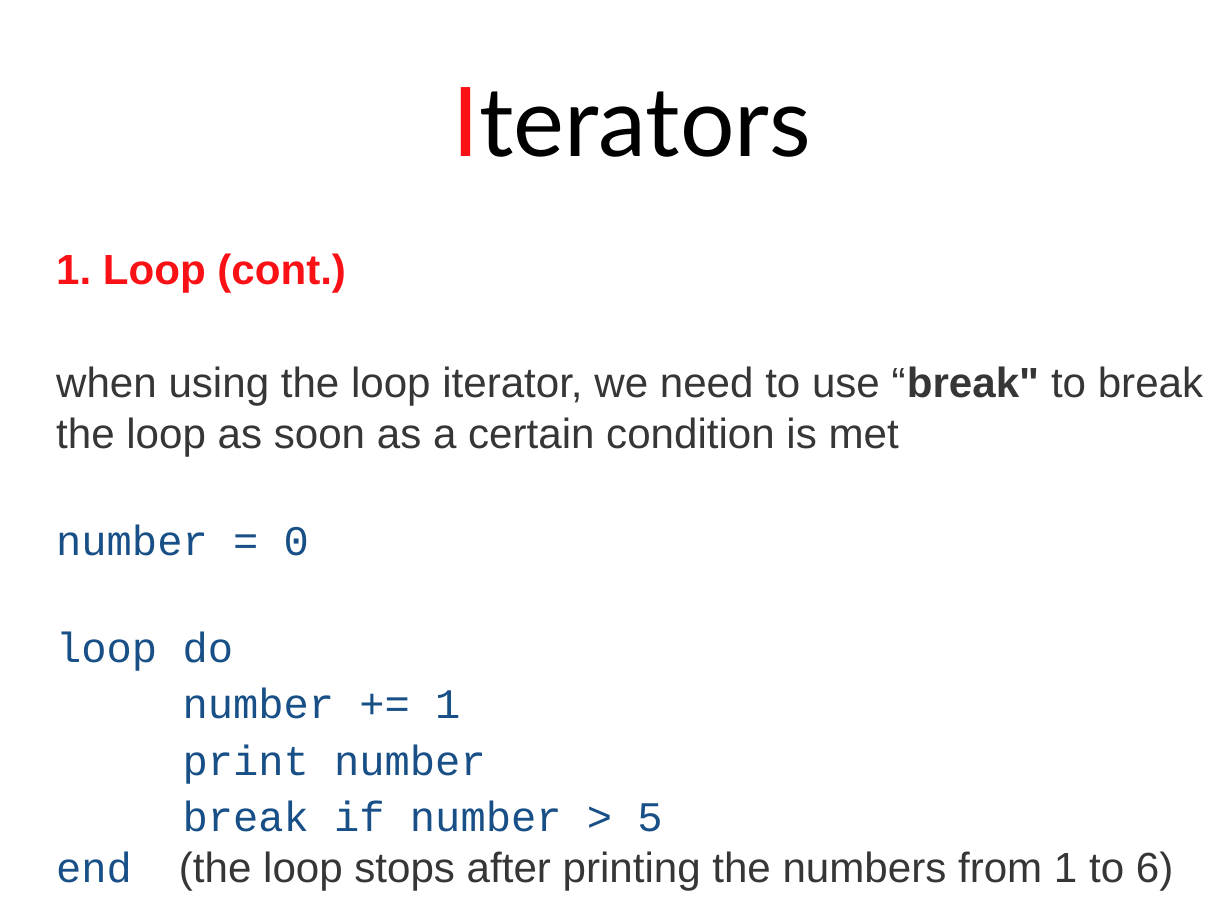
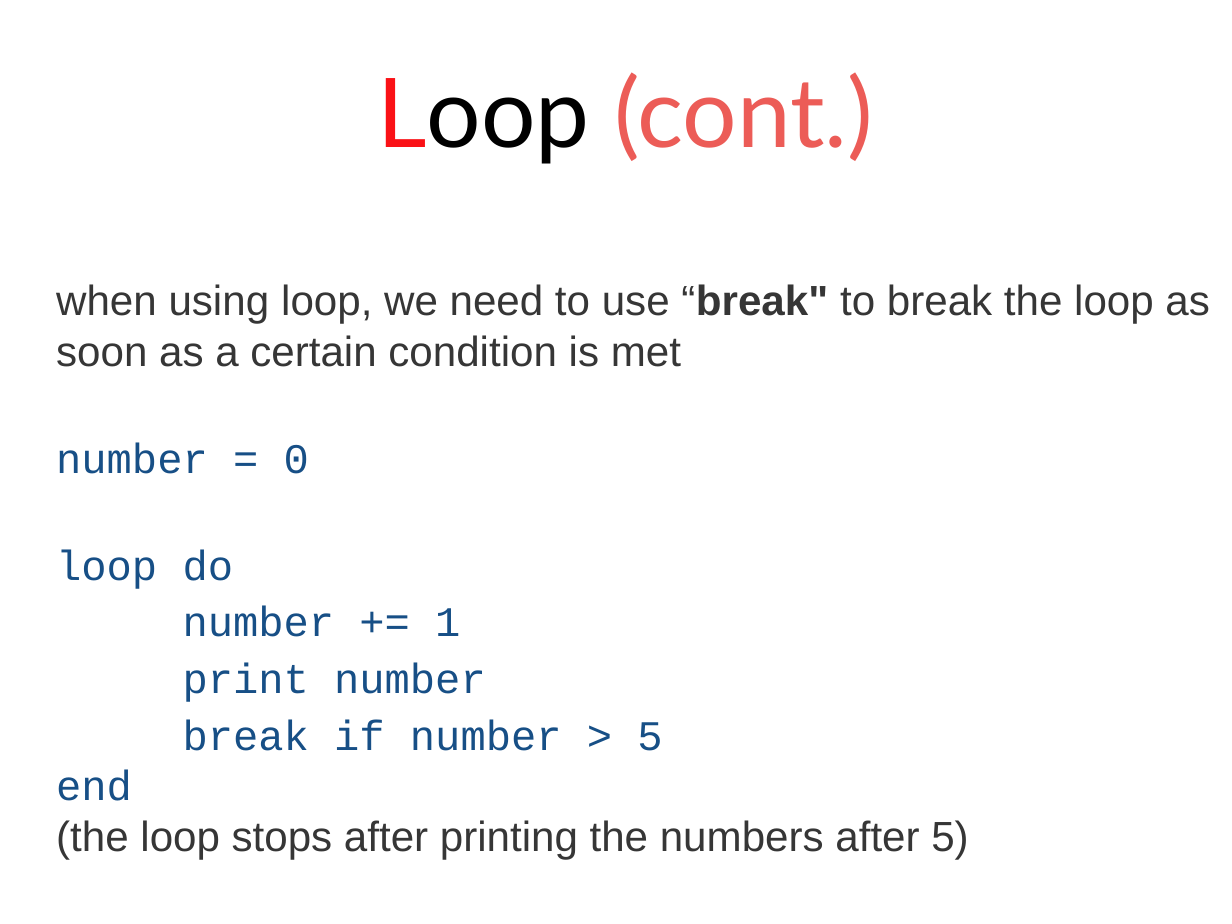
Before and after one commit to stephlaf/P4E, a slide deck: slide 9 of Presentations/Presentations Power Point/03_Looping.pptx (slide 10 before the commit). Drawn at 1232x924 pixels with LibreOffice and Linux fonts; fonts in the diff are those of the drawing. Boxes give left, top, right and bottom in pixels: in the first picture for what was removed or moved away, otherwise in the second. Text is boxed around its words. In the diff, an @@ line names an element or a change of style, - is before the commit and + after.

Commit message:
Less confusing loop presentation

```diff
--- a/Presentations/Presentations Power Point/03_Looping.pptx
+++ b/Presentations/Presentations Power Point/03_Looping.pptx
@@ text at [377, 72, 873, 164]: text changed; text colour #000000 to #EC5C57 @@
-Iterators
+Loop (cont.)
@@ text "when using loop, we need ...": place and size @@
-text "when using loop, we need ..." at [56, 253, 1203, 890]
+text "when using loop, we need ..." at [56, 284, 1209, 859]
@@ text at [56, 284, 1209, 367]: text changed @@
-1. Loop (cont.)
-when using the loop iterator, we need to use “break" to break the loop as soon as a certain condition is met
+when using loop, we need to use “break" to break the loop as soon as a certain condition is met
@@ text at [56, 770, 968, 859]: text changed @@
-end (the loop stops after printing the numbers from 1 to 6)
+end
+(the loop stops after printing the numbers after 5)
```
Also in this commit, not shown: 2 other slides changed, 1 other file.
